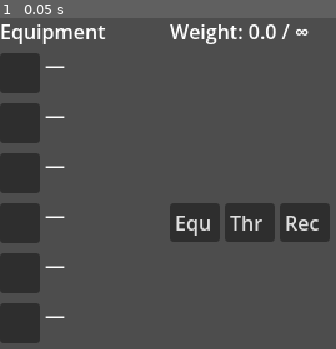
Above: before the commit, frame 1.
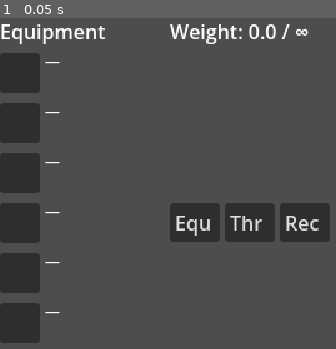
Above: after the commit, the same moment.

Repository: LeftTenant/CreamBun
Game: Godot game, scene res://ui/notebook/inventory/inventory_tab.tscn
Two runs of this game, one before a commit and one after it. Both use one fixed random seed, a clock stepped at 60 frames per second and the inputs below. This scene is started directly instead of the project's main scene.
Inputs:
- Up to frame 1 (0.05 s): no input

The runs differ from the first frame. In frame 1, 0.4% of the frame differs, in the area x 13-20%, y 13-91%.

Commit message:
Adjust equipment slot fonts and stamp resource UIDs
Editor re-save of equipment_slot.tscn: smaller font sizes for the slot heading
(12) and item-name label (10) so both fit the slot's height, and removes
autowrap on the item-name label. Also adds Godot 4.4+ UID stamps to the scene
and a .uid sidecar for the equipment-slot unit test, keeping resource
references stable.

Co-Authored-By: Claude Opus 4.8 <noreply@anthropic.com>

Diff:
--- a/ui/notebook/inventory/equipment_slot.tscn
+++ b/ui/notebook/inventory/equipment_slot.tscn
@@ -1,53 +1,57 @@
-[gd_scene format=3]
+[gd_scene format=3 uid="uid://c6x8alytf00yb"]
 
-[ext_resource type="Script" path="res://ui/notebook/inventory/equipment_slot.gd" id="1"]
+[ext_resource type="Script" uid="uid://b2wakewrrrqh5" path="res://ui/notebook/inventory/equipment_slot.gd" id="1"]
 
-[node name="EquipmentSlot" type="Control"]
+[node name="EquipmentSlot" type="Control" unique_id=922575727]
+custom_minimum_size = Vector2(0, 36)
+layout_mode = 3
+anchors_preset = 0
+size_flags_horizontal = 3
 script = ExtResource("1")
-size_flags_horizontal = 3
-custom_minimum_size = Vector2(0, 36)
 
-[node name="SelectionRect" type="ColorRect" parent="."]
+[node name="SelectionRect" type="ColorRect" parent="." unique_id=1420371369]
+visible = false
 layout_mode = 1
 anchors_preset = 15
 anchor_right = 1.0
 anchor_bottom = 1.0
+grow_horizontal = 2
+grow_vertical = 2
+mouse_filter = 2
 color = Color(1, 0.9, 0.6, 0.35)
-mouse_filter = 2
-visible = false
 
-[node name="HBox" type="HBoxContainer" parent="."]
+[node name="HBox" type="HBoxContainer" parent="." unique_id=2053359688]
 layout_mode = 1
 anchors_preset = 15
 anchor_right = 1.0
 anchor_bottom = 1.0
+grow_horizontal = 2
+grow_vertical = 2
 size_flags_horizontal = 3
 size_flags_vertical = 3
 
-[node name="IconFrame" type="PanelContainer" parent="HBox"]
+[node name="IconFrame" type="PanelContainer" parent="HBox" unique_id=481538253]
+custom_minimum_size = Vector2(32, 32)
 layout_mode = 2
 size_flags_vertical = 4
-custom_minimum_size = Vector2(32, 32)
 
-[node name="IconRect" type="TextureRect" parent="HBox/IconFrame"]
+[node name="IconRect" type="TextureRect" parent="HBox/IconFrame" unique_id=281785222]
+visible = false
 layout_mode = 2
-focus_mode = 0
 stretch_mode = 5
-visible = false
 
-[node name="TextVBox" type="VBoxContainer" parent="HBox"]
+[node name="TextVBox" type="VBoxContainer" parent="HBox" unique_id=2033843178]
 layout_mode = 2
 size_flags_horizontal = 3
 size_flags_vertical = 3
 
-[node name="SlotLabel" type="Label" parent="HBox/TextVBox"]
+[node name="SlotLabel" type="Label" parent="HBox/TextVBox" unique_id=1058788150]
 layout_mode = 2
-focus_mode = 0
 size_flags_horizontal = 3
+theme_override_font_sizes/font_size = 12
 
-[node name="ItemNameLabel" type="Label" parent="HBox/TextVBox"]
+[node name="ItemNameLabel" type="Label" parent="HBox/TextVBox" unique_id=1129884815]
+visible = false
 layout_mode = 2
-focus_mode = 0
 size_flags_horizontal = 3
-autowrap_mode = 3
-visible = false
+theme_override_font_sizes/font_size = 10
Not shown, added: tests/unit/ui/notebook/inventory/test_equipment_slot.gd.uid
